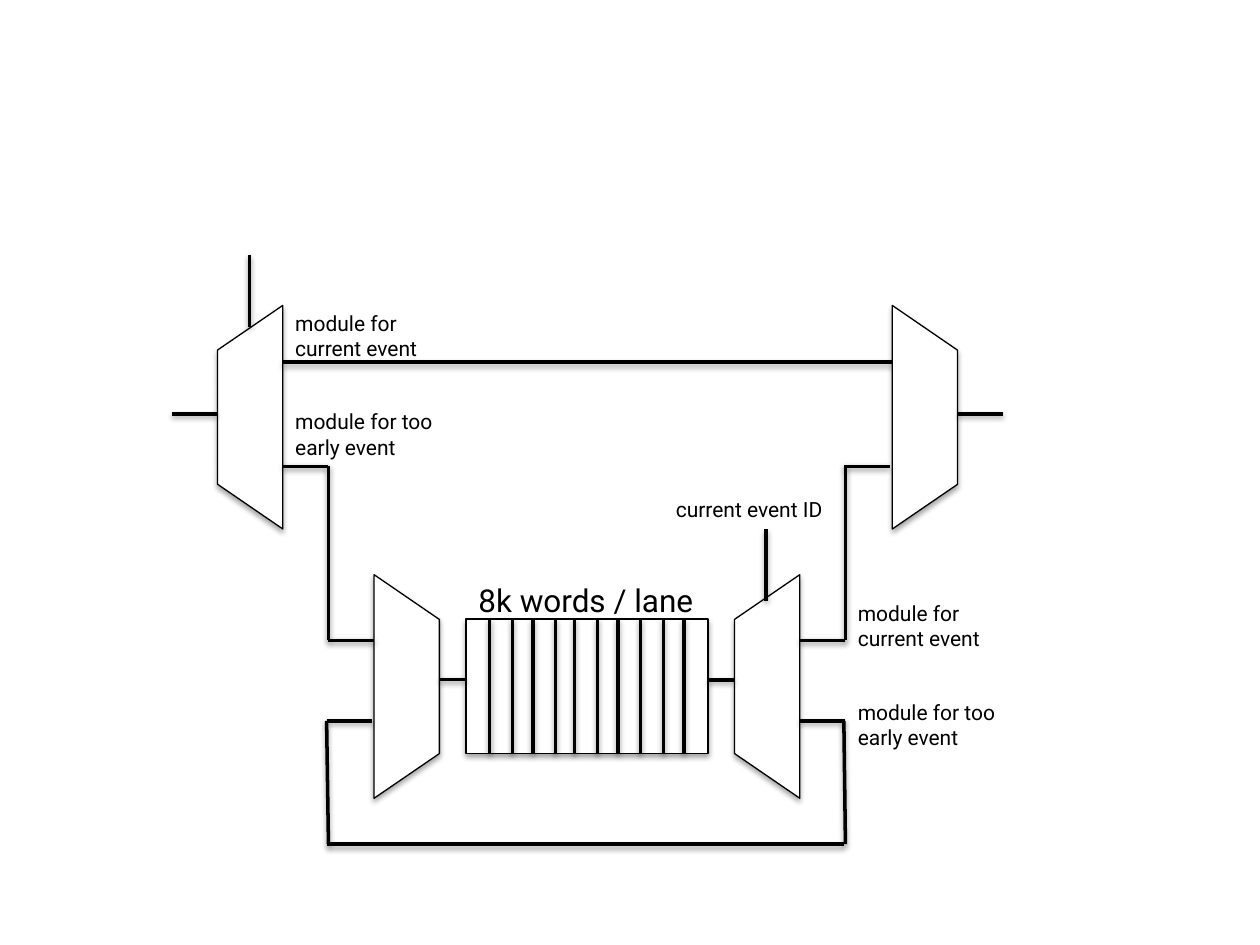
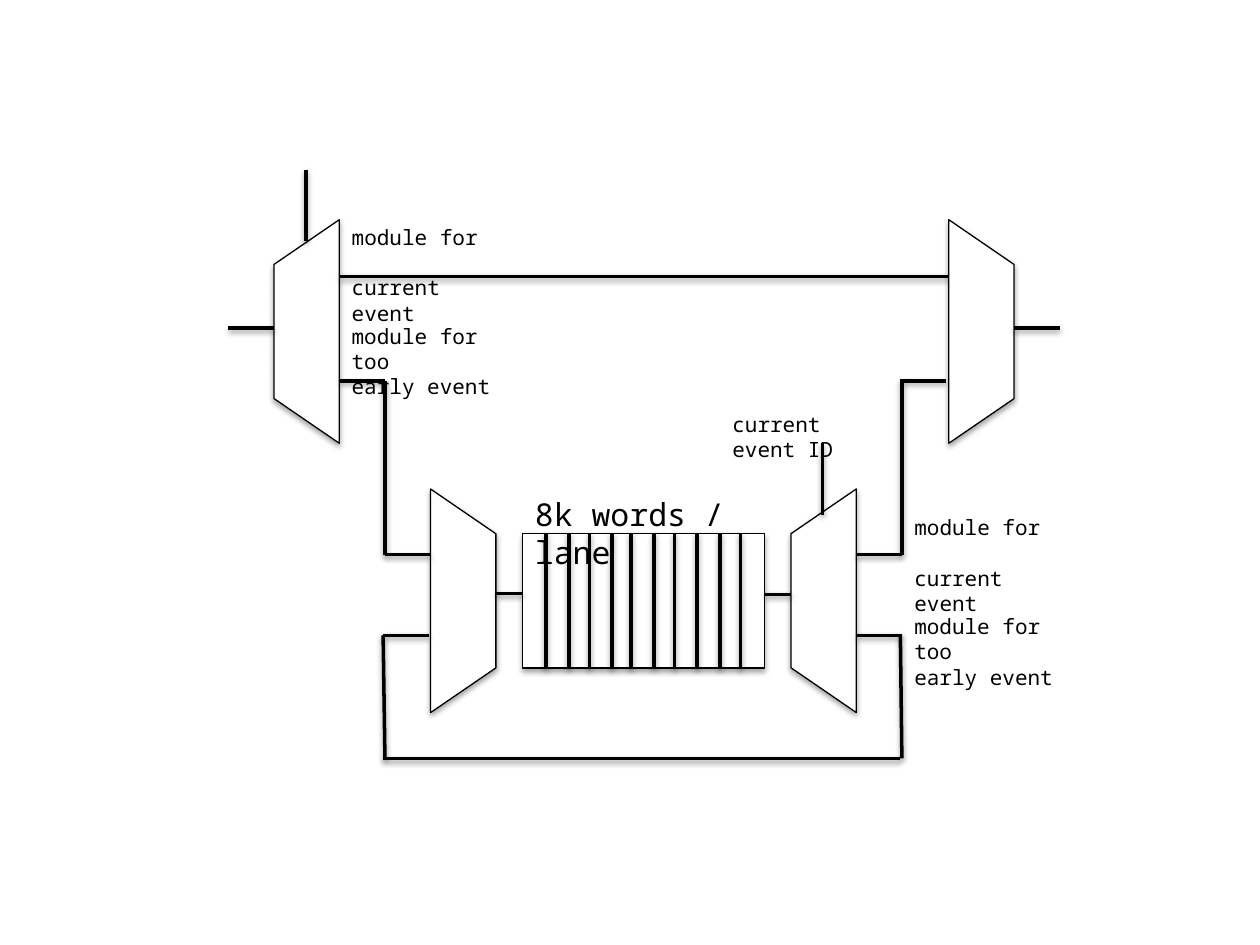
Before and after one commit to zihaoj/DataFormatterSpec, a slide deck: slide 11 of figures.pptx (slide 10 before the commit). Drawn at 1260x945 pixels with LibreOffice and Linux fonts; fonts in the diff are those of the drawing. Boxes give left, top, right and bottom in pixels: in the first picture for what was removed or moved away, otherwise in the second. Text is boxed around its words. In the diff, an @@ line names an element or a change of style, - is before the commit and + after.

```diff
--- a/figures.pptx
+++ b/figures.pptx
@@ 28 lines, 6 texts, 4 flow chart manual operations, 1 rectangle: place and size @@
-28 lines, 6 texts, 4 flow chart manual operations, 1 rectangle at box(171, 256, 1003, 844)
+28 lines, 6 texts, 4 flow chart manual operations, 1 rectangle at box(228, 170, 1060, 759)
@@ font Roboto to Noto Sans Mono in 6 elements at box(732, 417, 833, 464), box(914, 618, 1053, 690), box(535, 502, 686, 573), box(352, 229, 478, 322), box(352, 328, 490, 401), box(914, 519, 1040, 612) @@
```
Also in this commit, not shown: 10 other slides changed, 4 slides added, 1 slide removed, 6 other files.
